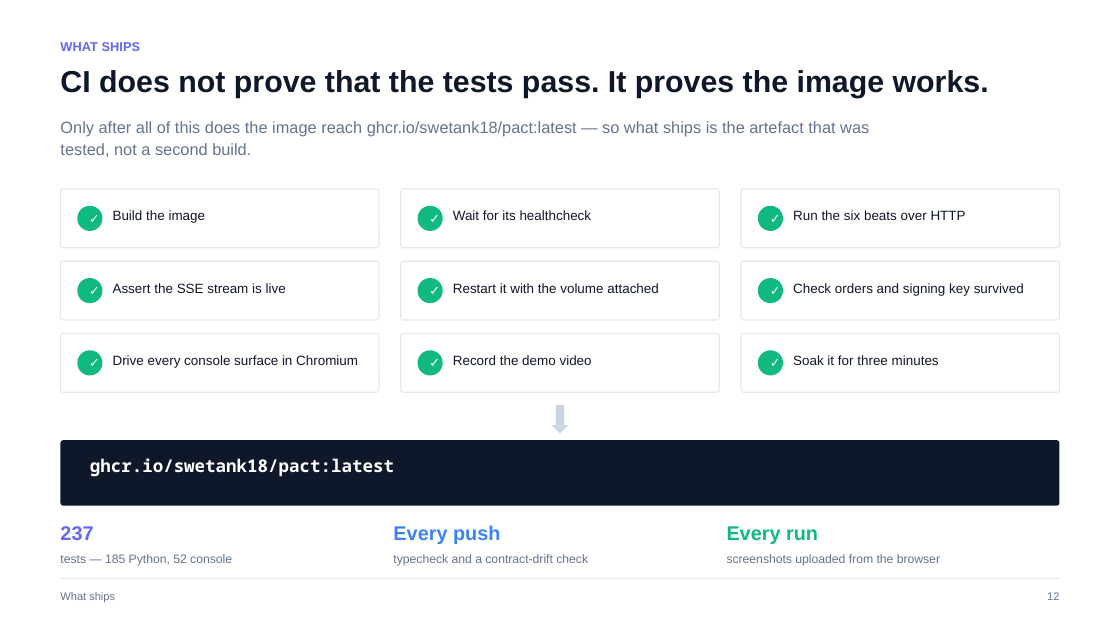
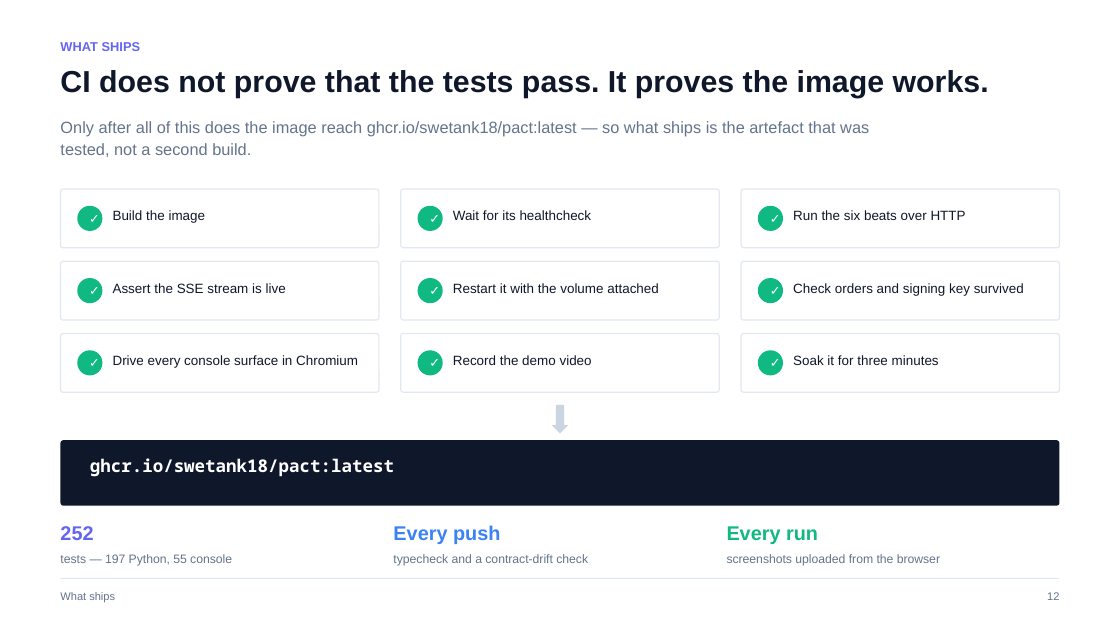
Before and after one commit to swetank18/PACT, a slide deck: slide 12 of docs/PACT-pitch.pptx. Drawn at 1120x630 pixels with LibreOffice and Linux fonts; fonts in the diff are those of the drawing. Boxes give left, top, right and bottom in pixels: in the first picture for what was removed or moved away, otherwise in the second. Text is boxed around its words. In the diff, an @@ line names an element or a change of style, - is before the commit and + after.

Commit message:
The one deck with no generator had been claiming 185 tests
docs/PACT-pitch.pptx was hand rendered and its source was never committed —
which is the stated reason the other two decks are generators — so nothing has
ever carried a moved number into it. It said "237 tests — 185 Python, 52
console", both figures two revisions stale, on the title slide as well as in the
body. A judge opening the five-minute deck read a number that had been wrong for
weeks.

Fixed in place with python-pptx, run by run, so the layout is untouched.

The invariant now reads the **committed decks** rather than only their
generators, with zipfile and a regex over the slide XML — no dependency, and it
cannot be satisfied by editing a script. That gap was real and I nearly fell in
it twice today: a number fixed in a generator and the .pptx left as it was looks
exactly like a fix. It also brings PACT-pitch.pptx under the same assertion as
the other two despite having no generator, which is the only way that file was
ever going to stay honest. Mutation checked against the binary.

Separately: both generators import python-pptx and it was declared nowhere, so
`python3 scripts/gen_hacksummit_deck.py` — a documented command — was an
ImportError on any clean checkout. The obvious fix is the wrong one, because the
Dockerfile installs requirements.txt into the runtime image and python-pptx
brings lxml and Pillow with it: roughly 30 MB onto a 208 MB image for a tool
that never runs in a container. It goes in requirements-docs.txt, and a test in
test_deploy_manifests.py holds both halves — declared there, and out of the
image. Also mutation checked.

197 tests. All three decks now agree with the suite, and two of them regenerate.

```diff
--- a/docs/PACT-pitch.pptx
+++ b/docs/PACT-pitch.pptx
@@ text at (60, 526, 93, 540): text changed @@
-237
+252
@@ text at (60, 554, 232, 566): text changed @@
-tests — 185 Python, 52 console
+tests — 197 Python, 55 console
```
Also in this commit, not shown: 2 other slides changed, 10 other files.
